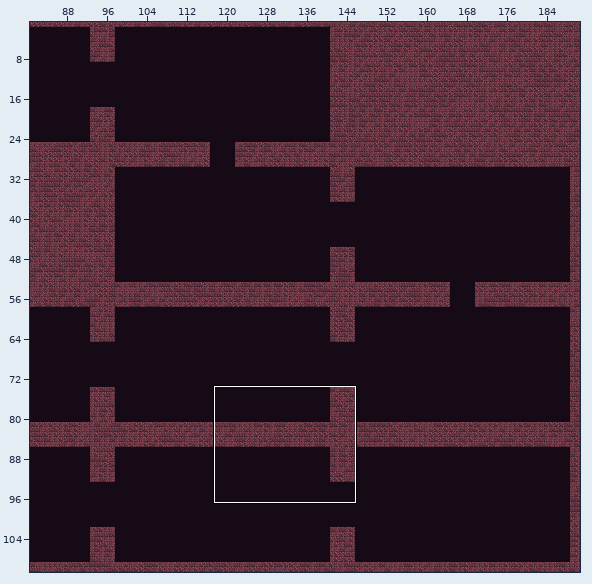
Level history. Tiled map: android/assets/maps/StageMap1.tmx. Above: a wide view before the commit, with the close-up outlined.
Close-up. As it was:
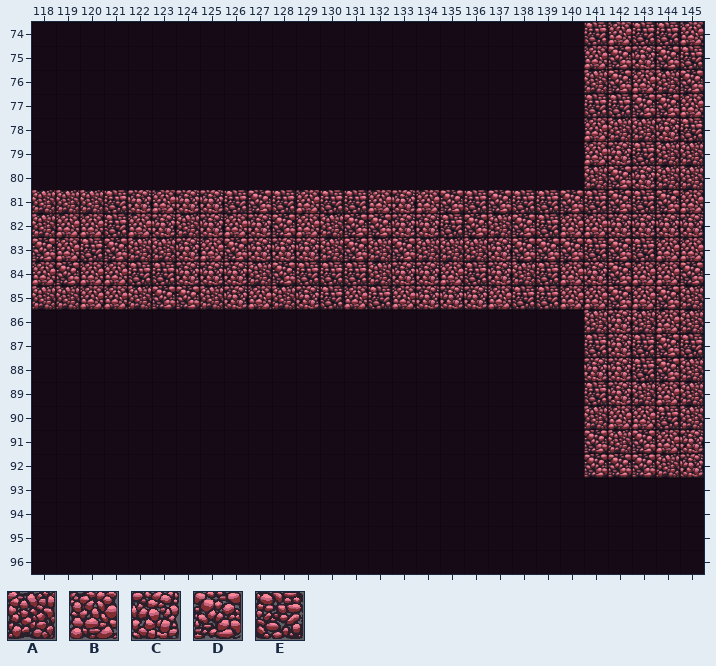
Cells are 64x64 px. Shown: x 118..145, y 74..96. The commit also changed other parts of the map, which this record leaves out.
Key: from "tileMapGutter": A 5, B 6, C 7, D 8, E 9.
_ is an empty cell.
Layers that did not change in this view are not listed.
Layer "terrain" before, first column x 118:
74 _______________________EBEEB
75 _______________________BDCDE
76 _______________________ADBAD
77 _______________________EEDDB
78 _______________________BAACE
79 _______________________BCEAA
80 _______________________ADCAA
81 AAAECBCCEDEBEEBCBDEDEEDEDEDB
82 ABBEBCACBCDBADDCCEDADEBBCCCC
83 DBEDAACBDCCCADADAAACDDDEDEBB
84 BDBBEECCCADEEEACCBECAEBCDBBD
85 AABBADDACBACEBEBCCCBEEBBDBDA
86 _______________________ACABA
87 _______________________ECEDE
88 _______________________CCEDA
89 _______________________ECABA
90 _______________________ABBEA
91 _______________________DADBC
92 _______________________DDDAC
93 ____________________________
94 ____________________________
95 ____________________________
96 ____________________________
New version:
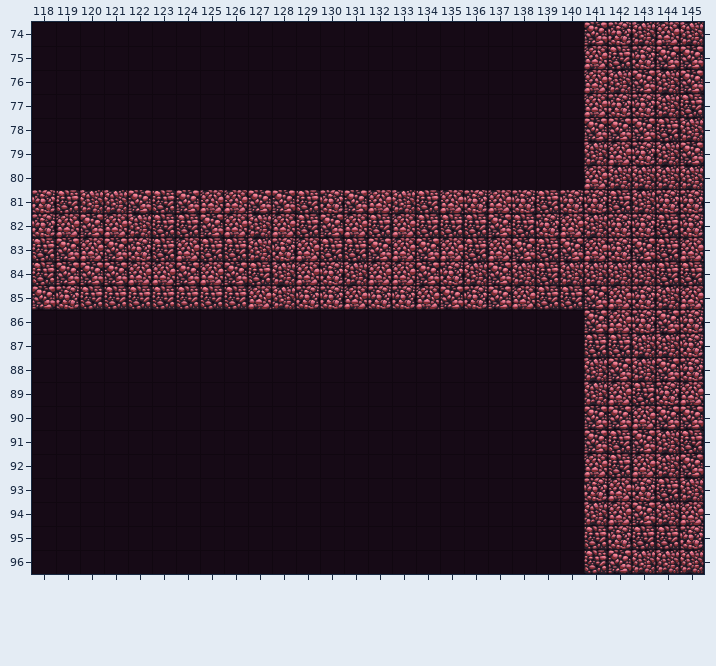
What changed:
Changed rows in their new state; . is an unchanged cell.
Layer "terrain":
first column x 118:
74 .......................DCABA
75 ........................E..D
76 .......................BAD..
77 .......................BCCAE
78 .......................DDDEA
79 .......................ABC.D
80 .......................BAA..
81 CE.ADEDBB.DECD.AEBCBC.CCEACC
82 C.DBAEED.ABEDBEBE.EDEC.A..E.
83 EDB.CEBEEA.BEEDBDBEB.E.BCDE.
84 E.DDBBDBDEABCABBDCAD..AAAAEE
85 DCEEEEEEE...C.CCBD.DB.EDBCAB
86 .......................DBCDC
87 ........................EAAC
88 .......................ADA.C
89 .......................ABECB
90 .......................DD.DD
91 ........................E.AE
92 .......................BEB.D
93 .......................CBCEA
94 .......................ABDAB
95 .......................ECEEC
96 .......................EDAAA
Pixel boxes of the changes (left, top, right, bottom) in both close-ups:
changed: (32, 22, 704, 574)
